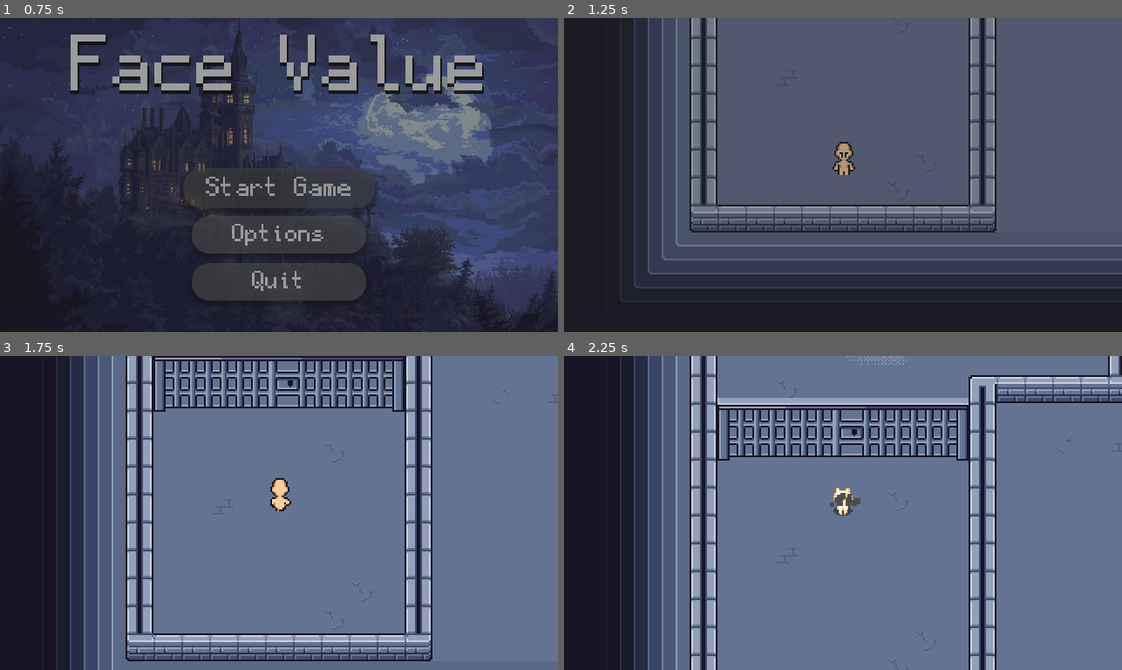
Above: before the commit, frames 1-4 (two rows, left to right).
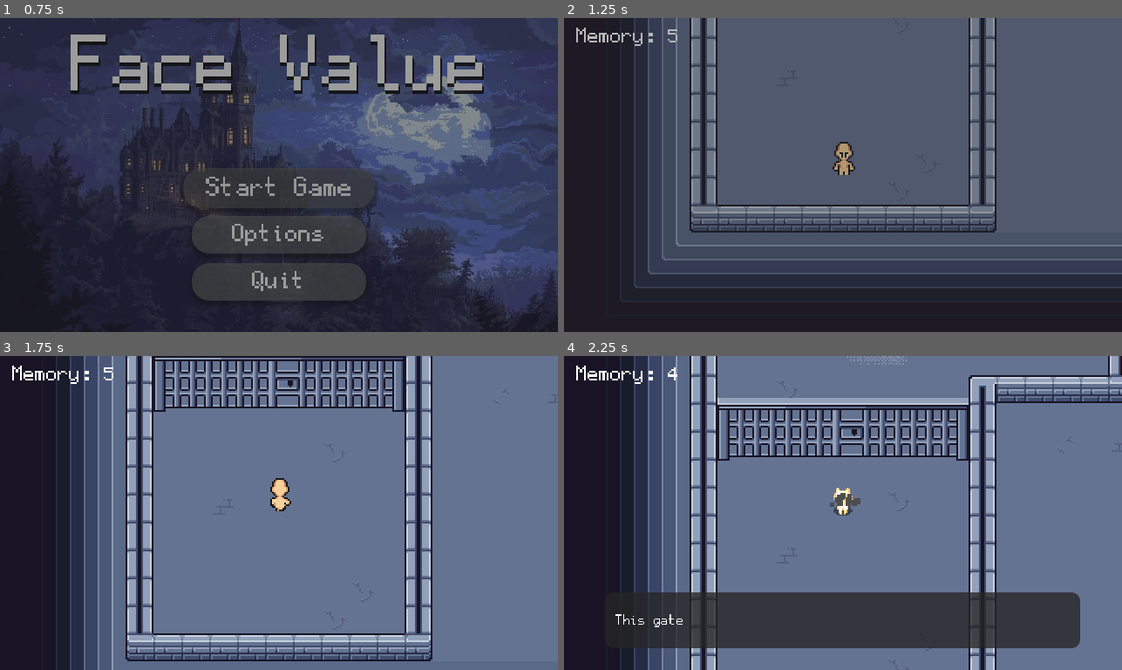
Above: after the commit, the same moments.

Repository: FastEverLast/testgame
Game: Godot game, scene res://scenes/ui/menu/main_menu.tscn
Same seed, same stepped clock (60 frames per second), same inputs: the game is played once before the commit and once after it.
Inputs (mouse positions are in pixels of both pictures, inside the frame that each line leads up to):
- Up to frame 1 (0.75 s): click "Start Game" at 0.5 s
- Up to frame 2 (1.25 s): no input
- Up to frame 3 (1.75 s): move the mouse to (306, 513) at 1.27 s; hold W (move_up) from 1.28 s (still down); hold 1 (form_base) from 1.28 s (still down)
- Up to frame 4 (2.25 s): keep holding W (move_up); move the mouse to (815, 513) at 2.02 s; release 1 (form_base) at 2.03 s; tap 3 (form_cat) at 2.1 s

Frame 1 is identical in both runs. In frame 2, 0.2% of the frame differs, in the area x 2-21%, y 3-9%; in frame 3, 0.2%; in frame 4, 14%, in the area x 2-93%, y 3-94%.

Commit message:
UI reinabled

Diff:
--- a/scenes/levels/tutorial_level.tscn
+++ b/scenes/levels/tutorial_level.tscn
@@ -12,9 +12,6 @@
 [ext_resource type="PackedScene" uid="uid://dts0slnh7kwh4" path="res://scenes/resources/level/vent/vent_double.tscn" id="10_77k6j"]
 
 [node name="BaseLevel" unique_id=1515612743 instance=ExtResource("1_i4g7q")]
-
-[node name="UI" parent="." index="0" unique_id=1543863405]
-visible = false
 
 [node name="Floor" parent="." index="1" unique_id=512615916]
 tile_map_data = PackedByteArray("AADz//P/AwAIAAMAAADz//T/AwAIAAQAAADz//X/AwAIAAUAAADz//b/AwAIAAYAAADz//f/AwAIAAYAAADz// …(66160 unchanged characters)…
